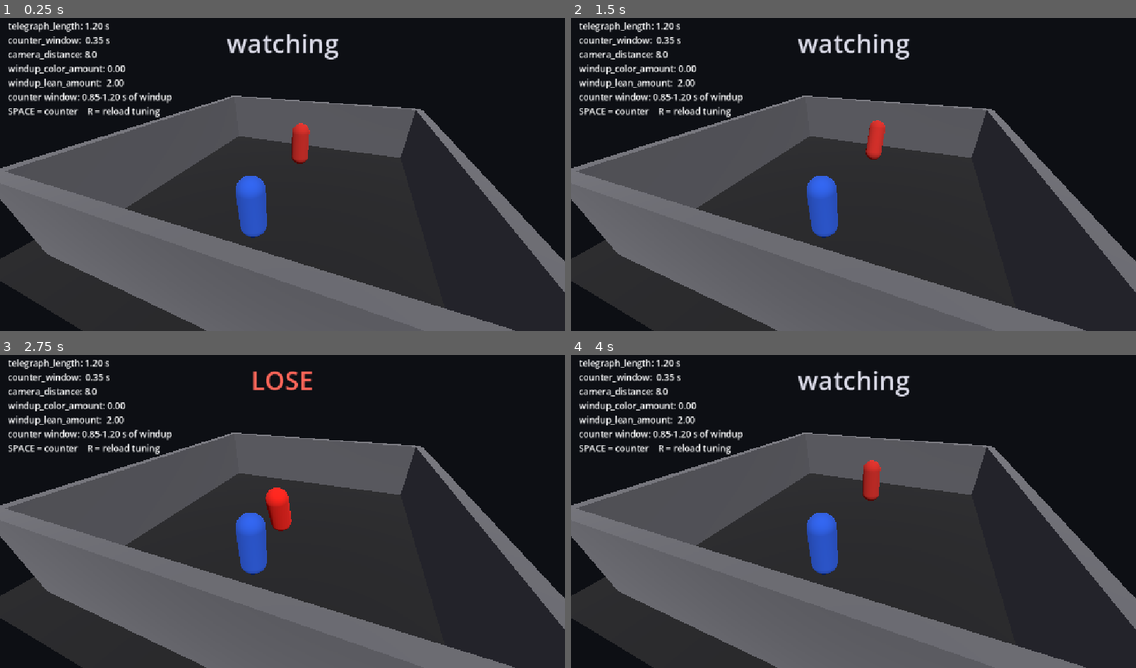
Above: before the commit, frames 1-4 (two rows, left to right).
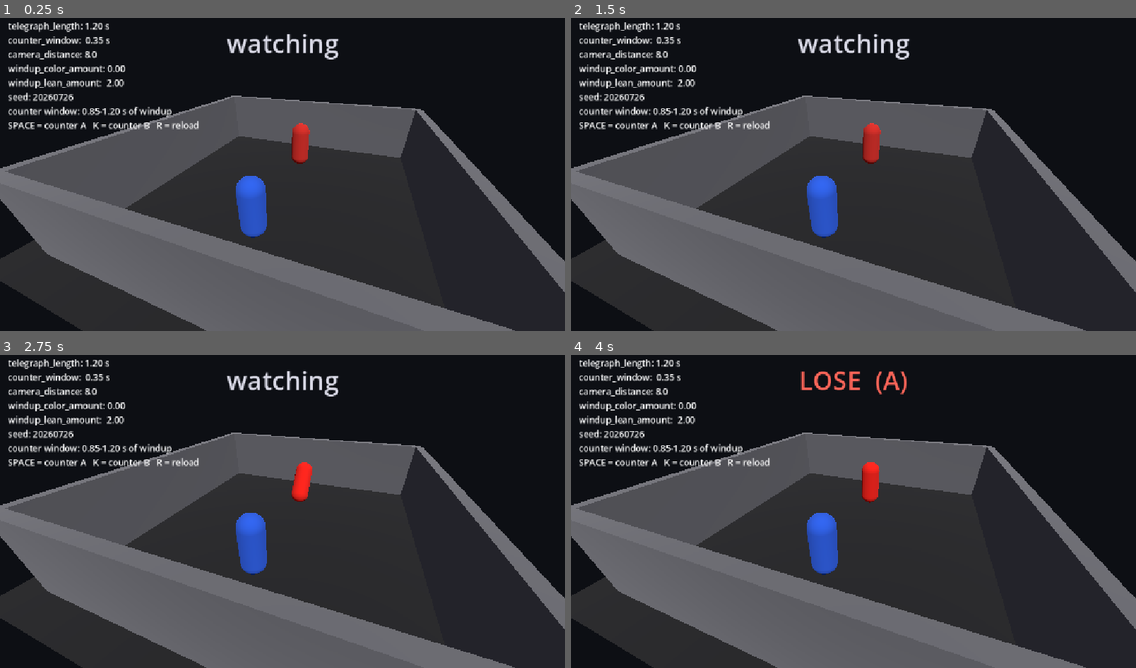
Above: after the commit, the same moments.

Repository: Devansh-Ruia/descent_1
Game: Godot game, scene res://main.tscn
The game is run twice, just before and just after one commit, with the same random seed, the same clock (stepped at 60 frames per second) and the same inputs. Sound files missing from this copy of the repository are replaced by a short silence.
Inputs:
- Up to frame 1 (0.25 s): no input
- Up to frame 2 (1.5 s): tap Enter at 0.5 s; tap K at 0.6 s; tap Space at 0.77, 0.8, 1.07, 1.35 s
- Up to frame 3 (2.75 s): tap Space at 1.52, 1.82, 2.3 s; tap K at 1.55, 2.1 s
- Up to frame 4 (4 s): tap R at 2.85 s; tap Space at 3.02, 3.32, 3.77, 3.8 s; tap K at 3.05, 3.6 s

The runs differ from the first frame. In frame 1, 1.3% of the frame differs, in the area x 1-36%, y 23-36%; in frame 2, 1.6%; in frame 3, 2.9%, in the area x 1-60%, y 5-57%; in frame 4, 2.6%.

Commit message:
add second attack (crouch) + forced-choice counter (K) discrimination test
Attack B telegraphs a low crouch (squash/tip-forward/widen) instead of A's
rear-back. A/B is picked per cycle from a seeded RandomNumberGenerator so the
sequence is reproducible; the seed is the 6th tuning.json key and idle jitter
draws from the same rng. Counters are forced choice: SPACE beats A only, K
beats B only, a wrong or mistimed press loses. Timing (telegraph_length,
counter window, strike duration, commit point) is identical for both attacks;
only the post-commit lunge path differs. Audio is unchanged (one windup cue,
hit only on loss). The result label reveals the A/B ground truth only during
recovery. Reviewed against Godot 4 conventions, not runtime-confirmed (no
Godot binary here).

Co-Authored-By: Claude Opus 4.8 (1M context) <noreply@anthropic.com>

Diff:
--- a/main.gd
+++ b/main.gd
@@ -10,6 +10,7 @@
 var camera_distance: float = 8.0
 var windup_color_amount: float = 1.0
 var windup_lean_amount: float = 1.0
+var seed_value: int = 20260726     # RNG seed for the A/B order + idle jitter; hot-reloadable
 
 # ---- hardcoded knobs (deliberately NOT in tuning.json) ----
 const IDLE_MIN := 0.6            # idle-gap jitter range (seconds)
@@ -25,6 +26,9 @@
 const WINDUP_STEP_BACK := 0.4    # how far the enemy coils back during the windup
 const WINDUP_LEAN := -0.45       # rear back: -X rot tilts the capsule top away from the player
 const STRIKE_LEAN := 0.5         # whip forward on the lunge
+const CROUCH_SQUASH := 0.30      # attack B: how far the enemy squashes down during windup
+const CROUCH_TIP_FWD := 0.25     # attack B: forward tip (+X rot) as it coils low
+const CROUCH_WIDEN := 0.15       # attack B: lateral widen as it squashes (planted, low stance)
 const COLOR_ENEMY := Color(0.80, 0.15, 0.12)   # red idle
 const COLOR_WARN := Color(1.00, 0.82, 0.05)    # warning yellow (telegraph)
 const COLOR_STRIKE := Color(0.95, 0.10, 0.05)  # aggressive red on commit
@@ -32,7 +36,9 @@
 const COLOR_STAGGER := Color(0.32, 0.30, 0.33) # dimmed on a successful counter
 
 enum State { IDLE, WINDUP, STRIKE, RECOVERY }
+enum AttackType { A, B }
 var state: int = State.IDLE
+var attack: int                      # which attack this cycle telegraphs (A rears back, B crouches)
 var state_time: float = 0.0
 var idle_gap: float = 1.0
 var counter_spent: bool = false     # one counter attempt per cycle
@@ -40,6 +46,8 @@
 var flash: float = 0.0
 var rec_start_pos: Vector3 = ENEMY_BASE
 var rec_start_rot: float = 0.0
+var rec_start_scale: Vector3 = Vector3.ONE
+var rng := RandomNumberGenerator.new()   # seeded in _load_tuning -> reproducible A/B order + jitter
 
 var enemy_root: Node3D
 var enemy_mat: StandardMaterial3D
@@ -53,7 +61,6 @@
 
 
 func _ready() -> void:
-	randomize()
 	_load_tuning()
 	_build_world()
 	_build_hud()
@@ -66,23 +73,25 @@
 func _unhandled_input(event: InputEvent) -> void:
 	if event is InputEventKey and event.pressed and not event.echo:
 		if event.keycode == KEY_SPACE:
-			_try_counter()
+			_try_counter(AttackType.A)
+		elif event.keycode == KEY_K:
+			_try_counter(AttackType.B)
 		elif event.keycode == KEY_R:
 			_load_tuning()
 			_apply_camera()
 			_update_info_label()
 
 
-func _try_counter() -> void:
+func _try_counter(pressed_for: int) -> void:
 	if counter_spent:
 		return
 	if state == State.WINDUP:
 		counter_spent = true
 		# window = [telegraph_length - w, telegraph_length] of windup-elapsed time.
 		var w: float = minf(counter_window, telegraph_length)   # clamp: at most the whole windup
-		if state_time >= telegraph_length - w:
+		if pressed_for == attack and state_time >= telegraph_length - w:
 			_win()
-		# else: too early -> attempt spent, the strike still commits and lands -> LOSE
+		# else: wrong attack OR too early -> attempt spent, the strike commits and lands -> LOSE
 	elif state == State.STRIKE:
 		counter_spent = true   # too late; the strike is already committed
 	# IDLE / RECOVERY presses are ignored: nothing has telegraphed yet this cycle.
@@ -101,15 +110,35 @@
 				_enter_windup()
 		State.WINDUP:
 			var p: float = clamp(state_time / telegraph_length, 0.0, 1.0)
-			enemy_root.rotation.x = lerp(0.0, WINDUP_LEAN * windup_lean_amount, p)
-			enemy_root.position = ENEMY_BASE + Vector3(0.0, 0.0, -WINDUP_STEP_BACK * windup_lean_amount * p)
+			var lean := windup_lean_amount
+			if attack == AttackType.A:
+				# A: rear back and tilt away (top tips back), coiling for a lunge.
+				enemy_root.scale = Vector3.ONE
+				enemy_root.rotation.x = lerp(0.0, WINDUP_LEAN * lean, p)
+				enemy_root.position = ENEMY_BASE + Vector3(0.0, 0.0, -WINDUP_STEP_BACK * lean * p)
+			else:
+				# B: crouch low in place -> squash down, tip forward, widen (feet stay planted at y=0).
+				enemy_root.position = ENEMY_BASE
+				enemy_root.rotation.x = lerp(0.0, CROUCH_TIP_FWD * lean, p)
+				var sy := maxf(0.15, 1.0 - CROUCH_SQUASH * lean * p)
+				enemy_root.scale = Vector3(1.0 + CROUCH_WIDEN * lean * p, sy, 1.0 + CROUCH_WIDEN * lean * p)
 			enemy_mat.albedo_color = COLOR_ENEMY.lerp(COLOR_WARN, p * windup_color_amount)
 			if state_time >= telegraph_length:
 				_enter_strike()
 		State.STRIKE:
 			var q: float = ease(clamp(state_time / STRIKE_DURATION, 0.0, 1.0), 0.35)
-			enemy_root.rotation.x = lerp(WINDUP_LEAN * windup_lean_amount, STRIKE_LEAN, q)
-			enemy_root.position = Vector3(0.0, 0.0, lerp(ENEMY_BASE.z - WINDUP_STEP_BACK * windup_lean_amount, LUNGE_Z, q))
+			var lean := windup_lean_amount
+			if attack == AttackType.A:
+				enemy_root.rotation.x = lerp(WINDUP_LEAN * lean, STRIKE_LEAN, q)
+				enemy_root.position = Vector3(0.0, 0.0, lerp(ENEMY_BASE.z - WINDUP_STEP_BACK * lean, LUNGE_Z, q))
+				enemy_root.scale = Vector3.ONE
+			else:
+				# spring up out of the crouch while lunging forward from ENEMY_BASE.
+				enemy_root.rotation.x = lerp(CROUCH_TIP_FWD * lean, STRIKE_LEAN, q)
+				enemy_root.position = Vector3(0.0, 0.0, lerp(ENEMY_BASE.z, LUNGE_Z, q))
+				var sy0 := maxf(0.15, 1.0 - CROUCH_SQUASH * lean)
+				var wx := 1.0 + CROUCH_WIDEN * lean
+				enemy_root.scale = Vector3(lerp(wx, 1.0, q), lerp(sy0, 1.0, q), lerp(wx, 1.0, q))
 			enemy_mat.albedo_color = COLOR_STRIKE
 			if state_time >= STRIKE_DURATION:
 				_lose()
@@ -117,6 +146,7 @@
 			var r: float = clamp(state_time / RECOVERY_TIME, 0.0, 1.0)
 			enemy_root.position = rec_start_pos.lerp(ENEMY_BASE, r)
 			enemy_root.rotation.x = lerp(rec_start_rot, 0.0, r)
+			enemy_root.scale = rec_start_scale.lerp(Vector3.ONE, r)
 			if state_time >= RECOVERY_TIME:
 				_enter_idle()
 
@@ -124,16 +154,18 @@
 func _enter_idle() -> void:
 	state = State.IDLE
 	state_time = 0.0
-	idle_gap = randf_range(IDLE_MIN, IDLE_MAX)
+	idle_gap = rng.randf_range(IDLE_MIN, IDLE_MAX)
 	counter_spent = false
 	result_text = "watching"
 	enemy_mat.albedo_color = COLOR_ENEMY
 	enemy_root.position = ENEMY_BASE
 	enemy_root.rotation.x = 0.0
+	enemy_root.scale = Vector3.ONE
 	_update_result_label()
 
 
 func _enter_windup() -> void:
+	attack = AttackType.A if rng.randf() < 0.5 else AttackType.B
 	state = State.WINDUP
 	state_time = 0.0
 	if windup_player.stream != null:
@@ -154,7 +186,9 @@
 	state_time = 0.0
 	rec_start_pos = enemy_root.position
 	rec_start_rot = enemy_root.rotation.x
-	result_text = text
+	rec_start_scale = enemy_root.scale
+	# reveal the ground-truth attack letter ONLY now (recovery); idle/windup stay "watching".
+	result_text = "%s  (%s)" % [text, ("A" if attack == AttackType.A else "B")]
 	_update_result_label()
 
 
@@ -191,6 +225,8 @@
 	camera_distance = 8.0
 	windup_color_amount = 1.0
 	windup_lean_amount = 1.0
+	seed_value = 20260726
+	rng.seed = seed_value   # deterministic even on the missing/bad-file fallback path
 	if not FileAccess.file_exists("res://tuning.json"):
 		return
 	var f := FileAccess.open("res://tuning.json", FileAccess.READ)
@@ -206,6 +242,8 @@
 	camera_distance = _num(data, "camera_distance", camera_distance)
 	windup_color_amount = clampf(_num(data, "windup_color_amount", windup_color_amount), 0.0, 1.0)
 	windup_lean_amount = maxf(0.0, _num(data, "windup_lean_amount", windup_lean_amount))
+	seed_value = int(_num(data, "seed", float(seed_value)))
+	rng.seed = seed_value
 
 
 func _num(d: Dictionary, key: String, fallback: float) -> float:
@@ -375,16 +413,16 @@
 
 func _update_result_label() -> void:
 	result_label.text = result_text
-	match result_text:
-		"WIN":
-			result_label.modulate = Color(0.4, 1.0, 0.5)
-		"LOSE":
-			result_label.modulate = Color(1.0, 0.4, 0.35)
-		_:
-			result_label.modulate = Color(0.85, 0.85, 0.9)
+	# text now carries a "  (A/B)" suffix in recovery, so match on the prefix.
+	if result_text.begins_with("WIN"):
+		result_label.modulate = Color(0.4, 1.0, 0.5)
+	elif result_text.begins_with("LOSE"):
+		result_label.modulate = Color(1.0, 0.4, 0.35)
+	else:
+		result_label.modulate = Color(0.85, 0.85, 0.9)
 
 
 func _update_info_label() -> void:
 	var w: float = minf(counter_window, telegraph_length)
 	var opens: float = telegraph_length - w
-	info_label.text = "telegraph_length: %.2f s\ncounter_window:  %.2f s\ncamera_distance: %.1f\nwindup_color_amount: %.2f\nwindup_lean_amount:  %.2f\ncounter window: %.2f-%.2f s of windup\nSPACE = counter    R = reload tuning" % [telegraph_length, counter_window, camera_distance, windup_color_amount, windup_lean_amount, opens, telegraph_length]
+	info_label.text = "telegraph_length: %.2f s\ncounter_window:  %.2f s\ncamera_distance: %.1f\nwindup_color_amount: %.2f\nwindup_lean_amount:  %.2f\nseed: %d\ncounter window: %.2f-%.2f s of windup\nSPACE = counter A   K = counter B   R = reload" % [telegraph_length, counter_window, camera_distance, windup_color_amount, windup_lean_amount, seed_value, opens, telegraph_length]
--- a/tuning.json
+++ b/tuning.json
@@ -3,5 +3,6 @@
   "counter_window": 0.35,
   "camera_distance": 8.0,
   "windup_color_amount": 0.0,
-  "windup_lean_amount": 2.0
+  "windup_lean_amount": 2.0,
+  "seed": 20260726
 }
Not shown, changed: README.md
